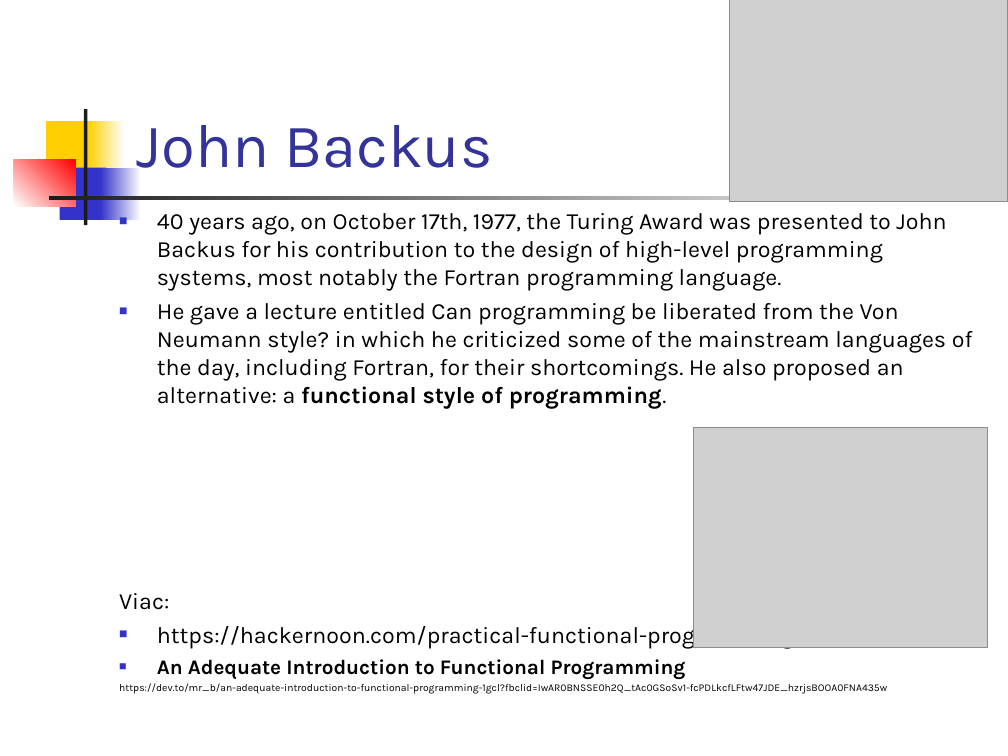
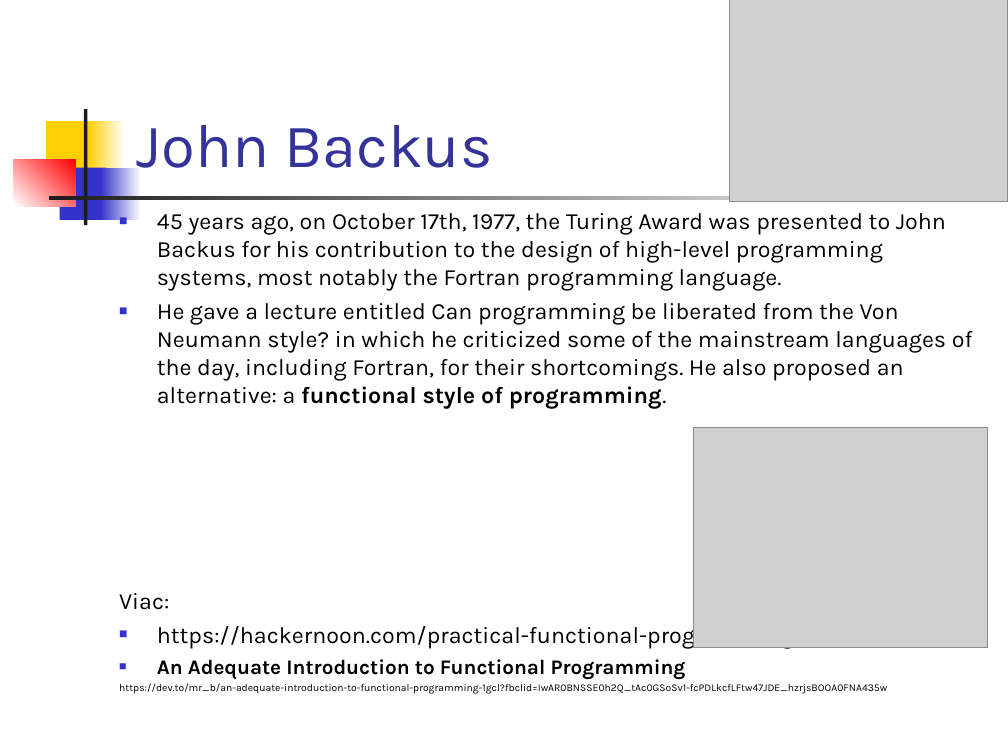
Before and after one commit to paradigmy/Prednasky, a slide deck: slide 6 of 06/funkcionalne1.ppt. Drawn at 1008x756 pixels with LibreOffice and Linux fonts; fonts in the diff are those of the drawing; grey boxes stand for pictures. Boxes give left, top, right and bottom in pixels: in the first picture for what was removed or moved away, otherwise in the second. Text is boxed around its words. In the diff, an @@ line names an element or a change of style, - is before the commit and + after.

```diff
--- a/06/funkcionalne1.ppt
+++ b/06/funkcionalne1.ppt
@@ text at bbox=[157, 213, 946, 291]: text changed @@
-■ 40 years ago, on October 17th, 1977, the Turing Award was presented to John Backus for his contribution to the design of high-level programming systems, most notably the Fortran programming language.
+■ 45 years ago, on October 17th, 1977, the Turing Award was presented to John Backus for his contribution to the design of high-level programming systems, most notably the Fortran programming language.
```
Also in this commit, not shown: 1 other slide changed, 2 other files.
